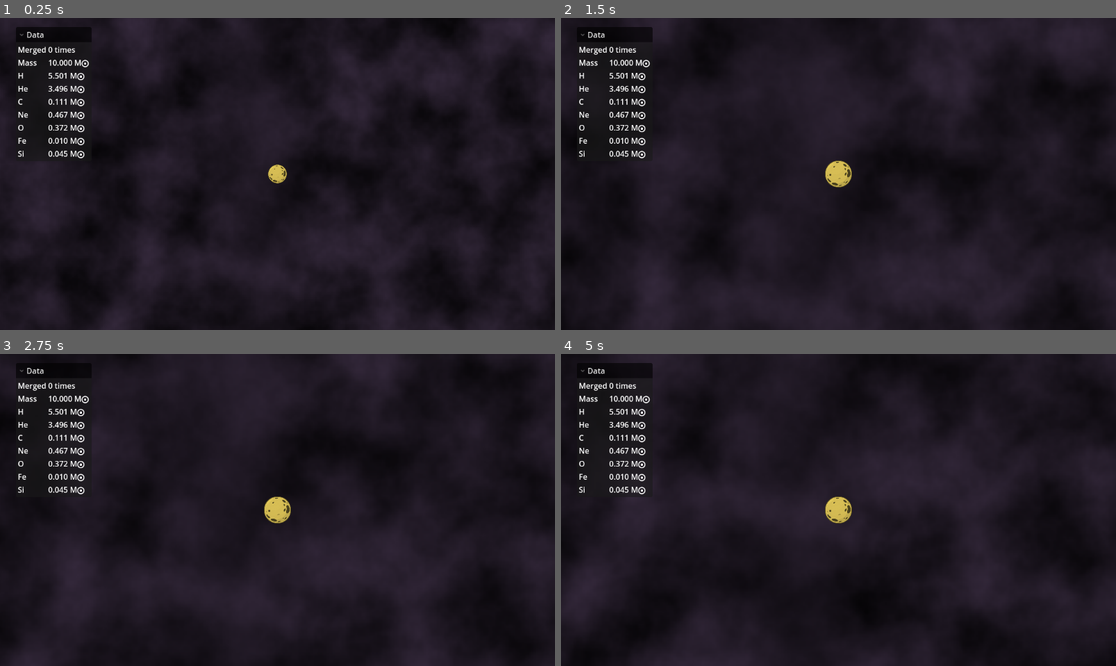
Above: before the commit, frames 1-4 (two rows, left to right).
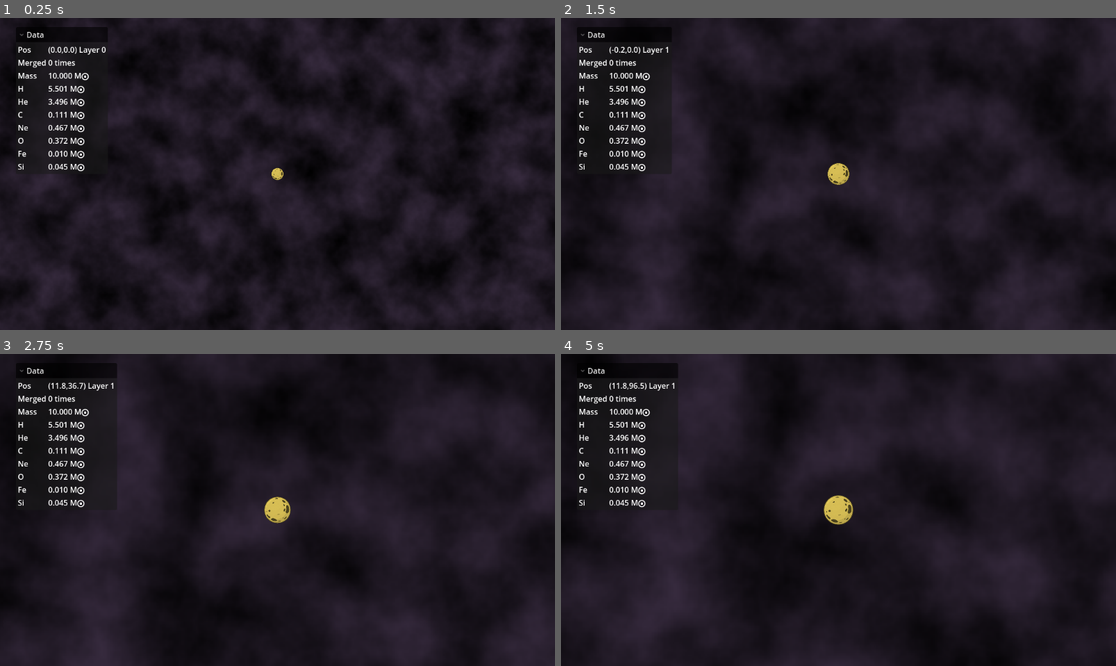
Above: after the commit, the same moments.

Repository: HellHoleStudios/ldjam58
Game: Godot game, scene res://scene/game.tscn
Two runs of this game, one before a commit and one after it. Both use one fixed random seed, a clock stepped at 60 frames per second and the inputs below.
Inputs:
- Up to frame 1 (0.25 s): no input
- Up to frame 2 (1.5 s): tap A (A) at 0.6 s; tap D (D) at 0.8, 1.35 s
- Up to frame 3 (2.75 s): tap S (S) at 1.55, 2.1 s; tap A (A) at 2.3 s
- Up to frame 4 (5 s): tap A (A) at 2.85, 4.55 s; tap D (D) at 3.05, 3.6 s; tap S (S) at 3.8, 4.35 s

The runs differ from the first frame. In frame 1, 8.1% of the frame differs, in the area x 0-100%, y 0-100%; in frame 2, 6.4%; in frame 3, 9.6%, in the area x 3-100%, y 0-100%; in frame 4, 7.6%.

Commit message:
Broken layered gen

Diff:
--- a/scene/game.tscn
+++ b/scene/game.tscn
@@ -7,6 +7,8 @@
 [ext_resource type="Script" path="res://script/ui/ui_root.gd" id="4_xwcet"]
 [ext_resource type="Script" uid="uid://7ffiw4pcdjd1" path="res://script/ui/data_container.gd" id="5_p1ry8"]
 [ext_resource type="Script" uid="uid://djj4uu5sd252i" path="res://script/camera.gd" id="5_qpk70"]
+[ext_resource type="Script" uid="uid://cf1vehsg3by0e" path="res://script/ui/ui_root.gd" id="4_xwcet"]
+[ext_resource type="Script" uid="uid://b252cafvsi48r" path="res://script/ui/camera.gd" id="5_qpk70"]
 
 [sub_resource type="Gradient" id="Gradient_5kiuu"]
 colors = PackedColorArray(0, 0, 0, 1, 0.23137255, 0.18039216, 0.2627451, 1)
@@ -76,6 +78,14 @@
 columns = 2
 script = ExtResource("5_p1ry8")
 
+[node name="LabelPos" type="Label" parent="CanvasLayer/UIRoot/DataContainer/GridContainer"]
+layout_mode = 2
+text = "Pos"
+
+[node name="Pos" type="Label" parent="CanvasLayer/UIRoot/DataContainer/GridContainer"]
+layout_mode = 2
+text = "0"
+
 [node name="LabelMerge" type="Label" parent="CanvasLayer/UIRoot/DataContainer/GridContainer"]
 layout_mode = 2
 text = "Merged"
--- a/script/bg.gd
+++ b/script/bg.gd
@@ -14,4 +14,4 @@
 		#var noise_texture=texture as NoiseTexture2D
 		#var noise=noise_texture.noise as FastNoiseLite
 		#noise.offset=Vector3(camera_pos.x,camera_pos.y,0)
-		region_rect=Rect2(camera_pos,DisplayServer.window_get_size()*2)
+		region_rect=Rect2(camera_pos,DisplayServer.window_get_size()/camera.zoom.x)
--- a/script/game.gd
+++ b/script/game.gd
@@ -21,6 +21,10 @@
 
 func _process(delta):
 	player_pos = $player.position
+	# 根据玩家能看到的范围确定boundary
+	boundary_radius = 1000 / ($player/Sprite/Camera2D.zoom.x)
+	density_ratio = 1000 / ($player/Sprite/Camera2D.zoom.x)
+
 	if not stars:
 		return
 	clean_up_stars()
@@ -37,6 +41,8 @@
 			star.queue_free()
 
 func generate_stars():
+
+
 	# 计算新旧圆环区域面积
 	var move_dist = player_pos.distance_to(last_player_pos)
 	if move_dist > 0:
@@ -46,6 +52,8 @@
 		# 按密度生成新star_displayer
 		var density = boundary_radius * boundary_radius / density_ratio
 		var spawn_count = int(area_accum / density)
+
+		print(spawn_count)
 		for i in range(spawn_count):
 			# 计算玩家移动方向
 			var move_vec = player_pos - last_player_pos
@@ -65,7 +73,8 @@
 
 			# 只生成在新圆环区域（即距离last_player_pos > boundary_radius）
 			if pos.distance_to(last_player_pos) > boundary_radius:
-				spawn_star_displayer(pos, randf_range(30, 45))
+				var layer=get_layer(pos)
+				spawn_star_displayer(pos, min(10**7,randf_range(0.1*2.0**layer, 1.9*(2.0**layer))))
 		area_accum -= spawn_count * density
 
 	last_player_pos = player_pos
@@ -94,7 +103,7 @@
 	var dist_sq = dir.length_squared()
 	if dist_sq == 0:
 		return Vector2.ZERO
-	if dist_sq > MAX_GRAVITY_DIST:
+	if dist_sq > MAX_GRAVITY_DIST / (($player/Sprite/Camera2D.zoom.x)**2):
 		return Vector2.ZERO
 	var min_dist = star_a.get_radius() + star_b.get_radius()
 	min_dist *= 1.5
@@ -107,6 +116,10 @@
 	return dir.normalized() * force_mag
 
 static var star_partial = preload("res://partial/star_displayer.tscn")
+
+static func get_layer(loc: Vector2) -> int:
+	return ceil(loc.length()/2500)
+
 # 生成star_displayer的函数（需根据实际项目实现）
 static func spawn_star_displayer(pos: Vector2, mass: float, linear_velocity: Vector2 = Vector2.ZERO):
 	var star: Star = star_partial.instantiate()
--- /dev/null
+++ b/script/ui/camera.gd
@@ -0,0 +1,13 @@
+extends Camera2D
+
+var targetZoom:float=1
+
+func _process(delta: float) -> void:
+	#var layer=Game.get_layer(%player.position)
+	#if layer<=5:
+		#targetZoom=1d
+	#else:
+		#targetZoom=(1/sqrt(2))**(layer-5)
+
+	targetZoom = 32/%player.get_radius()
+	self.zoom=lerp(self.zoom,Vector2.ONE*targetZoom,0.01)
--- a/script/ui/data_container.gd
+++ b/script/ui/data_container.gd
@@ -2,6 +2,7 @@
 
 var elements=[]
 func _process(delta: float) -> void:
+	$Pos.text="(%.1f,%.1f) Layer %d"%[%player.position.x, %player.position.y, Game.get_layer(%player.position)]
 	$Mass.text="%.3f M⨀"%(%player.mass)
 	$Merge.text="%d times"%(%player.merge_count)
 	for i in %player.elements:
Not shown, added: script/ui/camera.gd.uid
